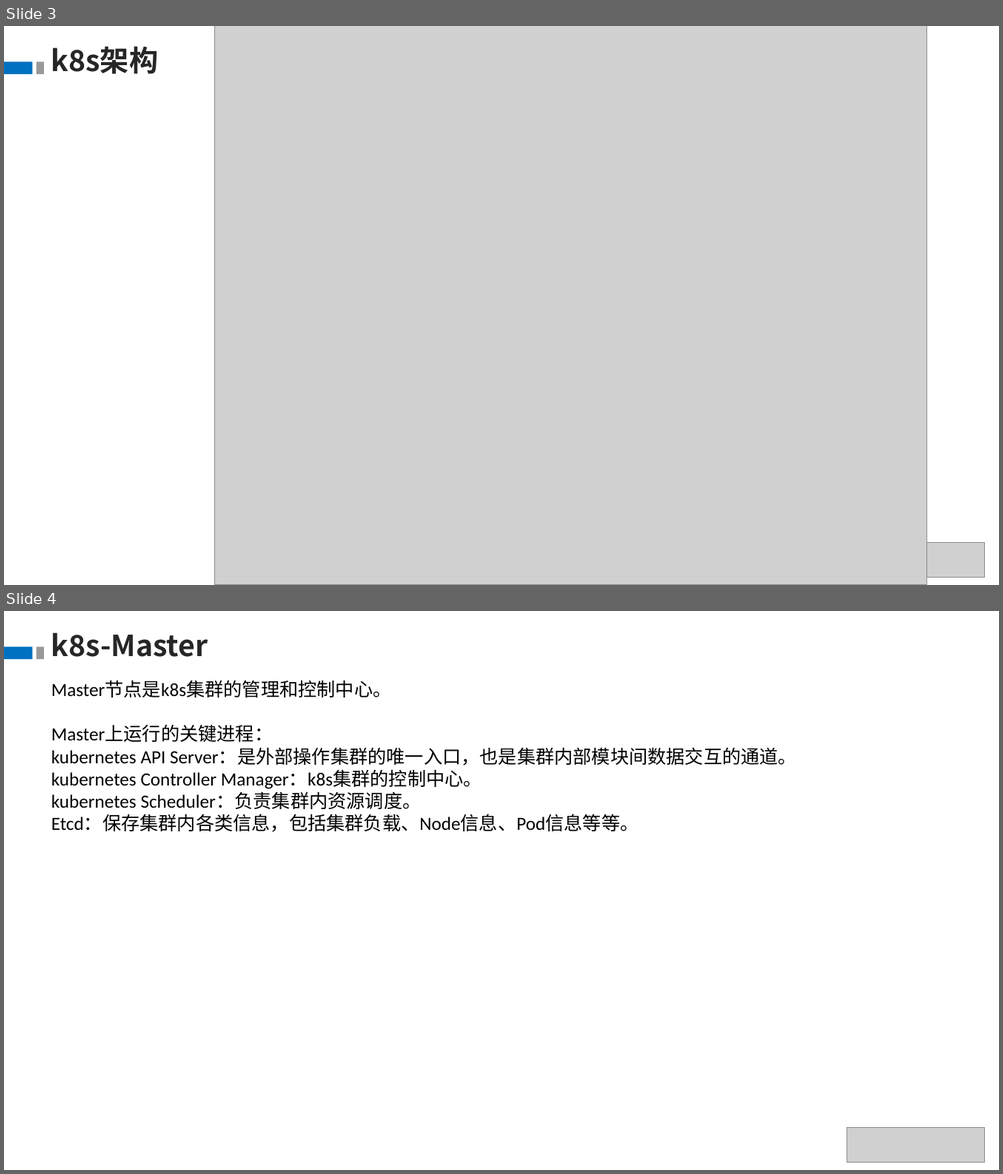
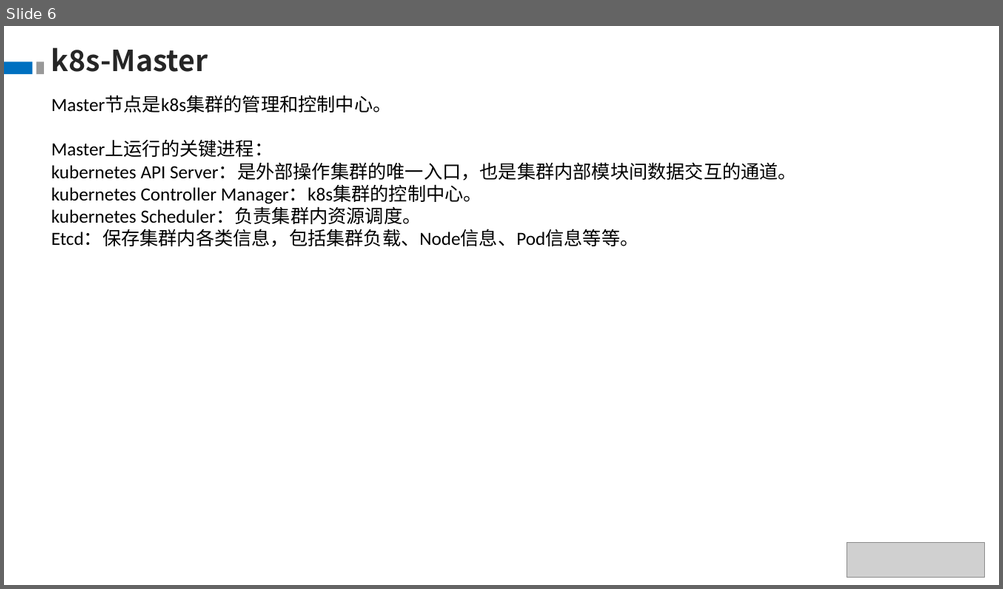
Before and after one commit to theDEADpool/data_structure, a slide deck: k8s.pptx. Shown one above the other, each under a label of ours: slides 3 and 4 before the commit, slide 6 after it. The pictures are 1003x1174 and 1003x589 pixels, drawn with LibreOffice and Linux fonts; fonts in the diff are those of the drawing; grey boxes stand for pictures. Boxes give left, top, right and bottom in pixels: in the first picture for what was removed or moved away, otherwise in the second. Text is boxed around its words. In the diff, an @@ line names an element or a change of style, - is before the commit and + after.

```diff
--- a/k8s.pptx
+++ b/k8s.pptx
@@ slide 3 removed at <box>4,26,999,585</box>, background #FFFFFF @@
@@ text removed at <box>51,46,158,74</box> @@
-k8s架构
@@ picture removed at <box>214,26,926,585</box> @@
@@ rectangle removed at <box>4,62,32,75</box> @@
@@ rectangle removed at <box>36,62,43,75</box> @@
@@ picture removed at <box>847,543,984,578</box> @@
@@ what was slide 4 is now slide 6 @@
```
Also in this commit, not shown: 3 slides changed, 4 slides added, 1 other slide removed.
